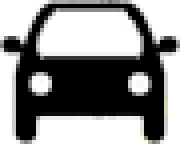
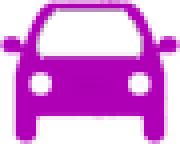
The second 180x144 image is a revision of the first. Changes to its layers:
pixels changed over 0, 0, 180, 144 (layer not identified)
